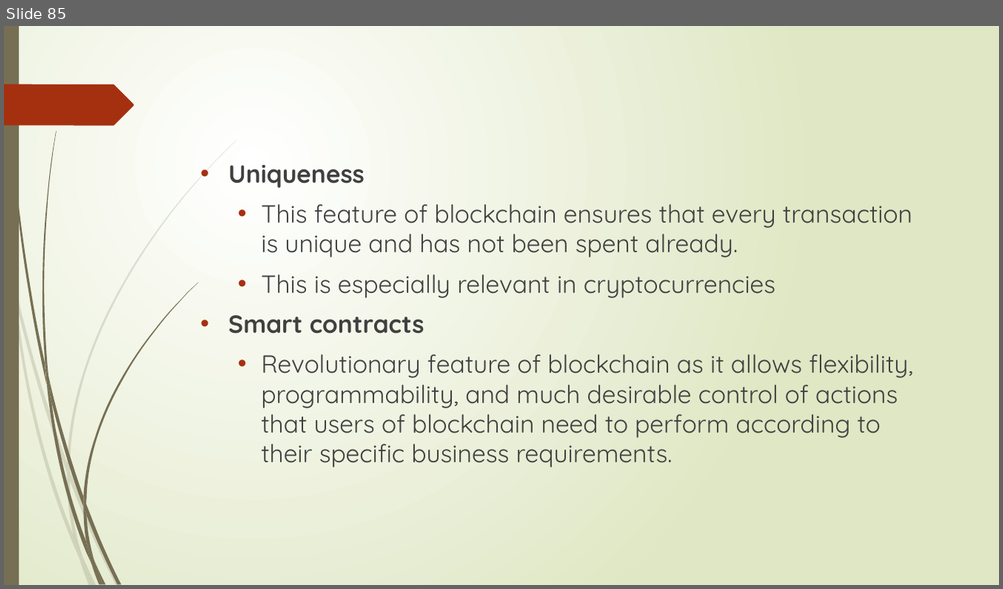
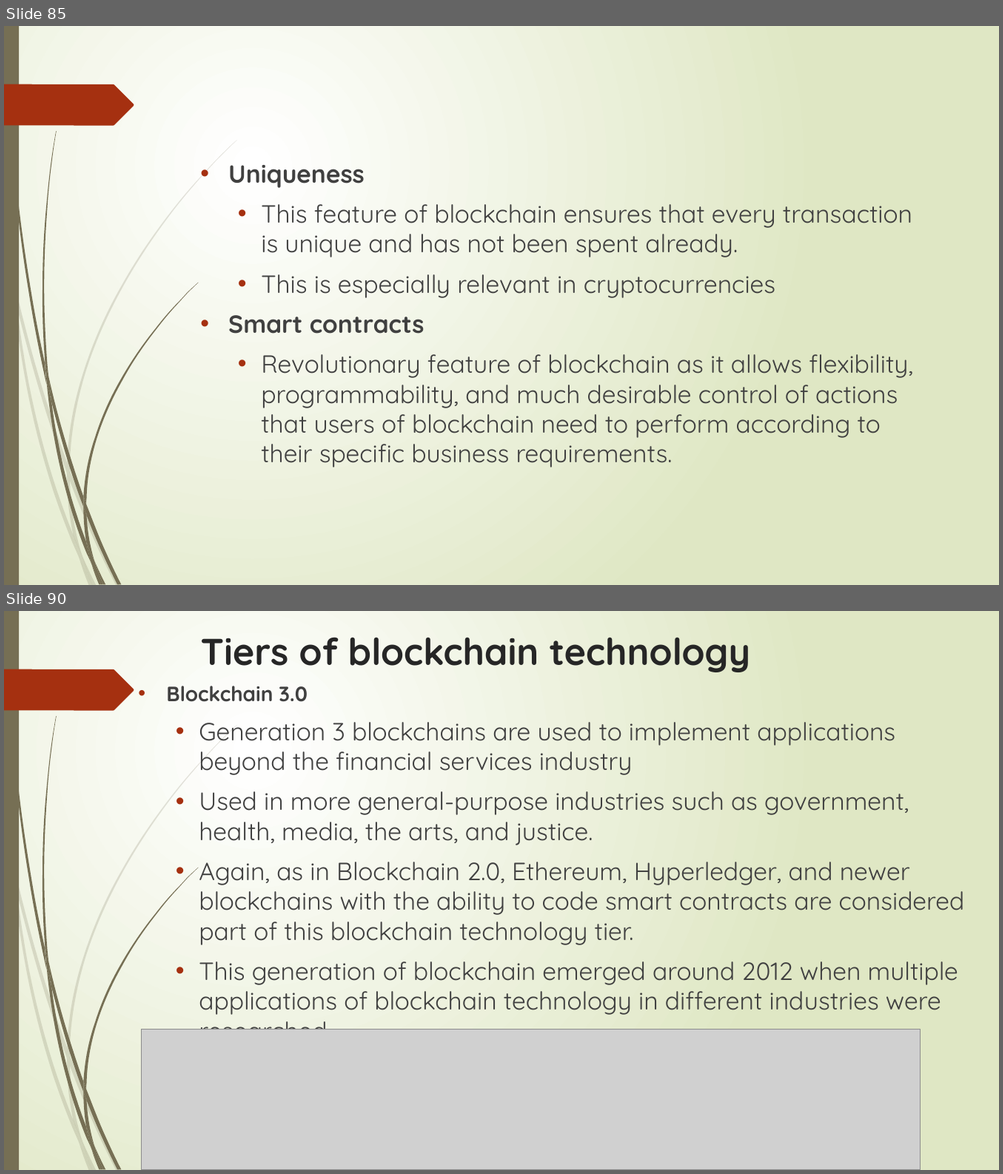
Before and after one commit to sarangparikh22/nmit-blockchain, a slide deck: Distributed Systems 101/Unit1_ppt.pptx. Shown one above the other, each under a label of ours: slide 85 before the commit, slides 85 and 90 after it; the slides between them are not shown. The pictures are 1003x589 and 1003x1174 pixels, drawn with LibreOffice and Linux fonts; fonts in the diff are those of the drawing; grey boxes stand for pictures. Boxes give left, top, right and bottom in pixels: in the first picture for what was removed or moved away, otherwise in the second. Text is boxed around its words. In the diff, an @@ line names an element or a change of style, - is before the commit and + after.

Commit message:
Blockchain Introduction

```diff
--- a/Distributed Systems 101/Unit1_ppt.pptx
+++ b/Distributed Systems 101/Unit1_ppt.pptx
@@ slide 90 added at (4, 611, 999, 1170), background gradient #FFFFFF to #DFE8C4; not listed: 24 template elements that a slide beside it also shows @@
@@ title added at (201, 637, 751, 672), 36 pt, text #262626, bold @@
+Tiers of blockchain technology
@@ text added at (166, 686, 965, 1030), 24 pt, text #404040 @@
+• Blockchain 3.0
+  • Generation 3 blockchains are used to implement applications beyond the financial services industry
+  • Used in more general-purpose industries such as government, health, media, the arts, and justice.
+  • Again, as in Blockchain 2.0, Ethereum, Hyperledger, and newer blockchains with the ability to code smart contracts are considered part of this blockchain technology tier.
+  • This generation of blockchain emerged around 2012 when multiple applications of blockchain technology in different industries were researched.
@@ picture added at (142, 1030, 920, 1170) @@
```
Also in this commit, not shown: 2 slides changed, 29 other slides added.
